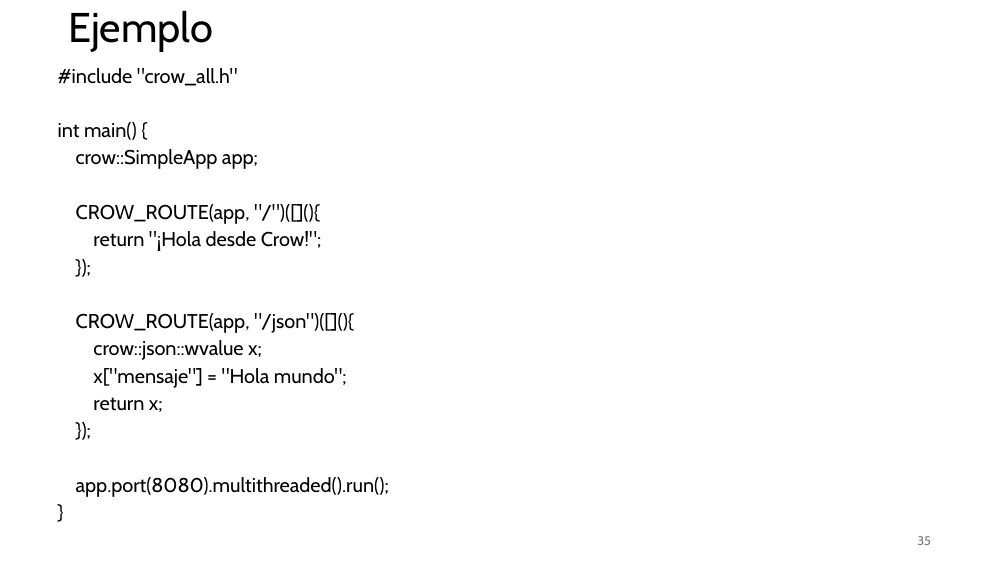
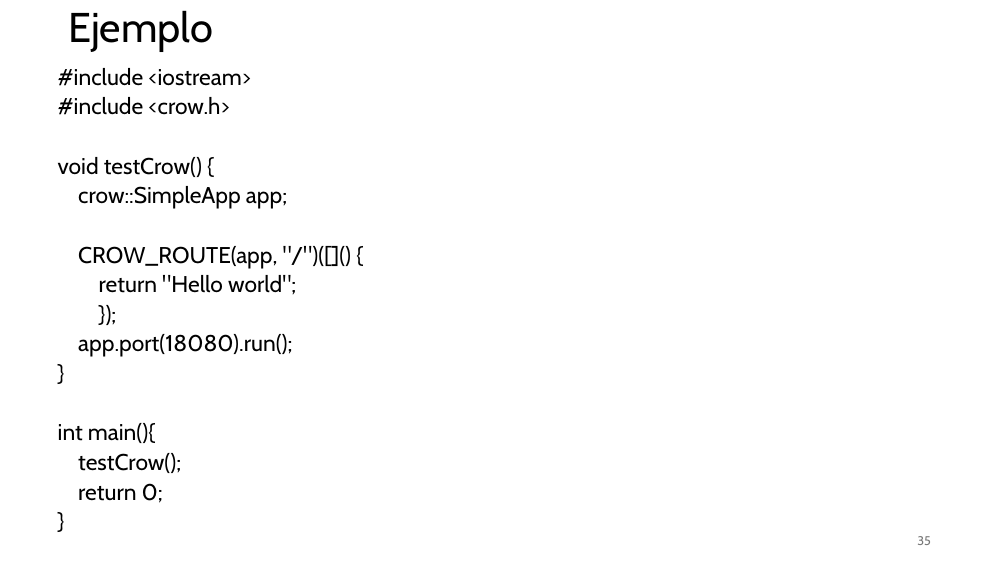
Before and after one commit to aldebarran22/CURSO_CPP_SERVICIOS_30H, a slide deck: slide 35 of doc/2_Creacion_API_RESTfull_C++.pptx. Drawn at 1008x567 pixels with LibreOffice and Linux fonts; fonts in the diff are those of the drawing. Boxes give left, top, right and bottom in pixels: in the first picture for what was removed or moved away, otherwise in the second. Text is boxed around its words. In the diff, an @@ line names an element or a change of style, - is before the commit and + after.

```diff
--- a/doc/2_Creacion_API_RESTfull_C++.pptx
+++ b/doc/2_Creacion_API_RESTfull_C++.pptx
@@ text at (58, 68, 251, 177): text changed; size 19 to 21.7 pt @@
-#include "crow_all.h"
-int main() {
+#include <iostream>
+#include <crow.h>
+void testCrow() {
@@ text at (78, 186, 287, 209): size 19 to 21.7 pt in "crow::SimpleApp app;", "});", "}" @@
@@ text at (78, 246, 296, 294): text changed; size 19 to 21.7 pt @@
-CROW_ROUTE(app, "/")([](){
-return "¡Hola desde Crow!";
+CROW_ROUTE(app, "/")([]() {
+return "Hello world";
@@ text at (78, 334, 292, 357): text changed; size 19 to 21.7 pt @@
-CROW_ROUTE(app, "/json")([](){
-crow::json::wvalue x;
-x["mensaje"] = "Hola mundo";
-return x;
-});
-app.port(8080).multithreaded().run();
+app.port(18080).run();
@@ text at (58, 423, 181, 503): paragraphs added @@
+int main(){
+testCrow();
+return 0;
+}
```
Also in this commit, not shown: 5 other slides changed, 16 slides added, 10 other files.
